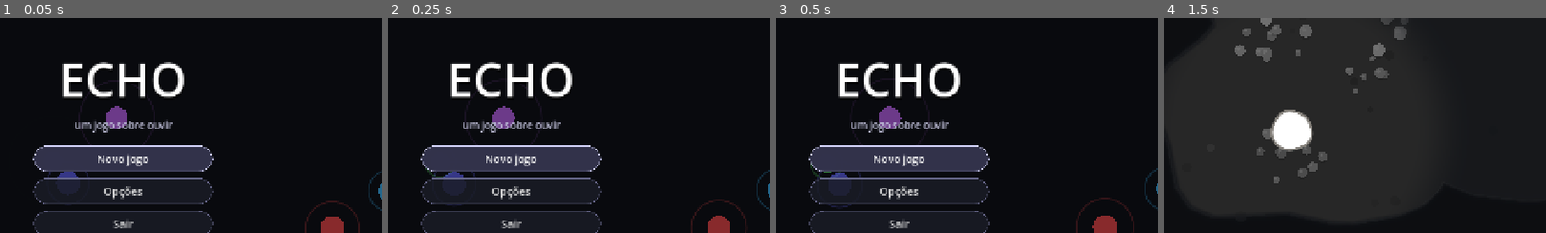
Above: before the commit, frames 1-4 (left to right).
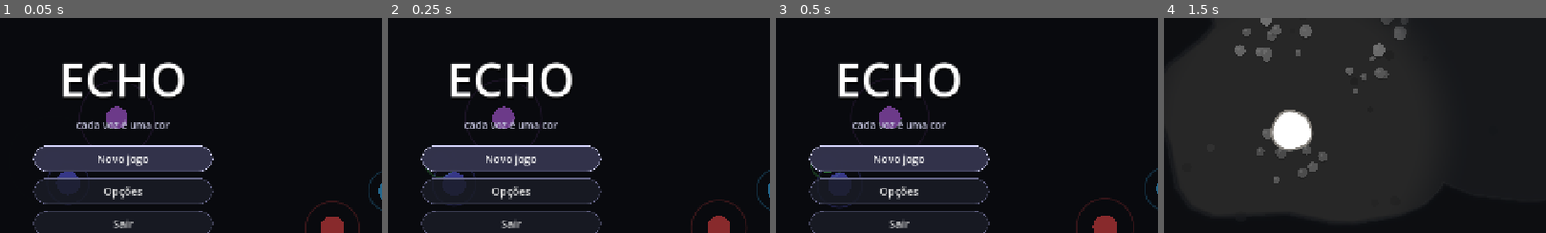
Above: after the commit, the same moments.

Repository: FranciscoVCM/Echo
Game: Godot game, scene res://scenes/ui/title_screen.tscn
Same seed, same stepped clock (60 frames per second), same inputs: the game is played once before the commit and once after it.
Inputs (mouse positions are % of the whole screen's width and height, from its top left):
- Up to frame 1 (0.05 s): no input
- Up to frame 2 (0.25 s): no input
- Up to frame 3 (0.5 s): no input
- Up to frame 4 (1.5 s): click "Novo jogo" at 0.5 s; tap Enter (echo_dialogue) at 1.25 s; move the mouse to (72, 45) at 1.27 s; hold D (echo_right) from 1.28 s (still down); hold Q (echo_chord) from 1.28 s (still down); click (72, 45) at 1.42 s
The pictures show only the part of the screen within x 34-84%, y 24-74%; the shares and areas given below are measured in that part.

The runs differ from the first frame. In frame 1, 0.6% of the frame differs, in the area x 19-46%, y 47-54%; in frame 2, 0.6%; in frame 3, 0.6%; in frame 4, nothing differs.

Commit message:
Title subtitle: cada voz é uma cor

Diff:
--- a/ECHO/project.godot
+++ b/ECHO/project.godot
@@ -11,7 +11,7 @@
 [application]
 
 config/name="ECHO"
-config/description="Echo - a game about listening (empathy through Ping)"
+config/description="Echo - every voice is a colour (empathy through Ping)"
 config/version="0.1"
 run/main_scene="res://scenes/ui/title_screen.tscn"
 config/features=PackedStringArray("4.6", "GL Compatibility")
--- a/ECHO/scripts/ui/title_screen.gd
+++ b/ECHO/scripts/ui/title_screen.gd
@@ -28,7 +28,7 @@
 	title.add_theme_color_override("font_shadow_color", Color(0, 0, 0, 0.6))
 	title.add_theme_constant_override("shadow_offset_y", 4)
 	column.add_child(title)
-	var subtitle := UiStyle.title("um jogo sobre ouvir", 18)
+	var subtitle := UiStyle.title("cada voz é uma cor", 18)
 	subtitle.add_theme_color_override("font_color", Color(0.75, 0.75, 0.85))
 	column.add_child(subtitle)
 	column.add_child(Control.new())
